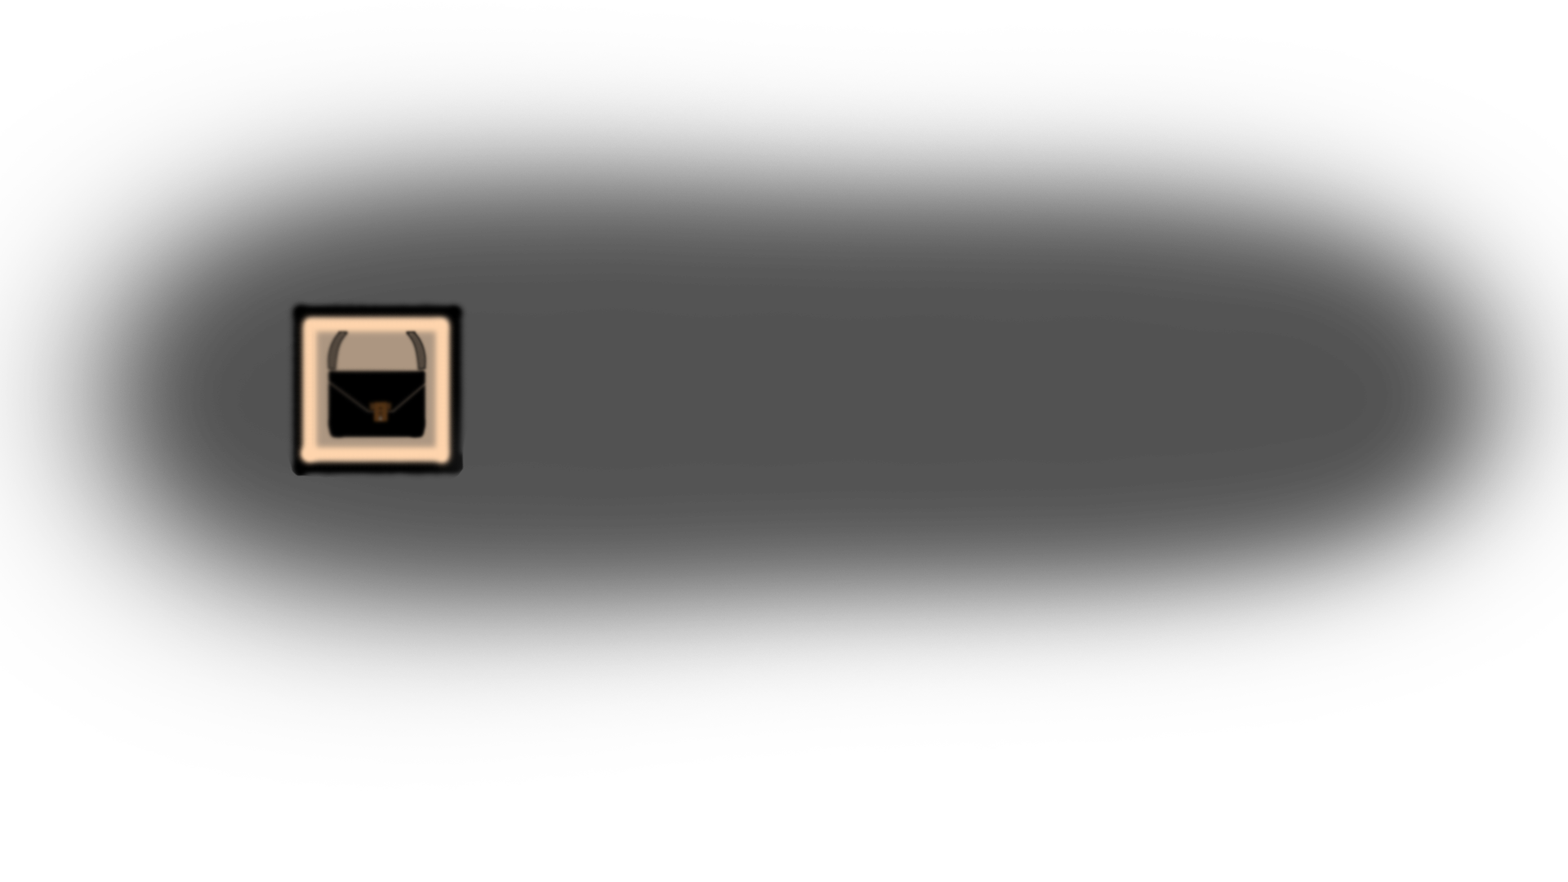
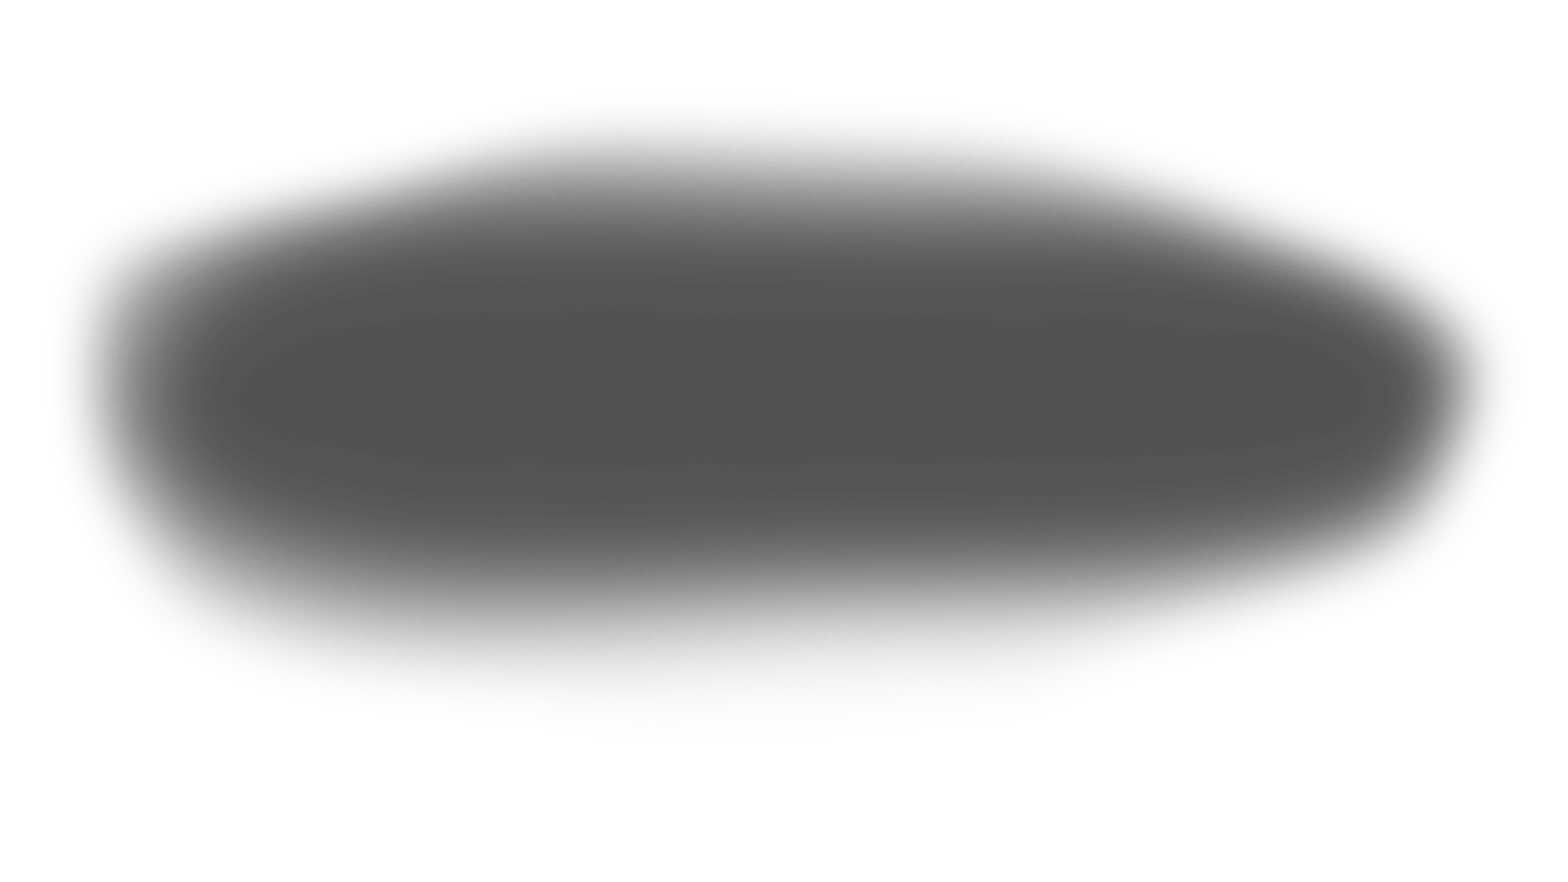
Comparing the layer stacks of the two 1568x882 images. Changes:
hid "Satchel Strap" over [365, 396, 396, 427]
hid "Satchel Body" over [323, 327, 430, 443]
hid "Icon Border" over [286, 299, 468, 480]
painted on "Background" over [0, 39, 1568, 751]